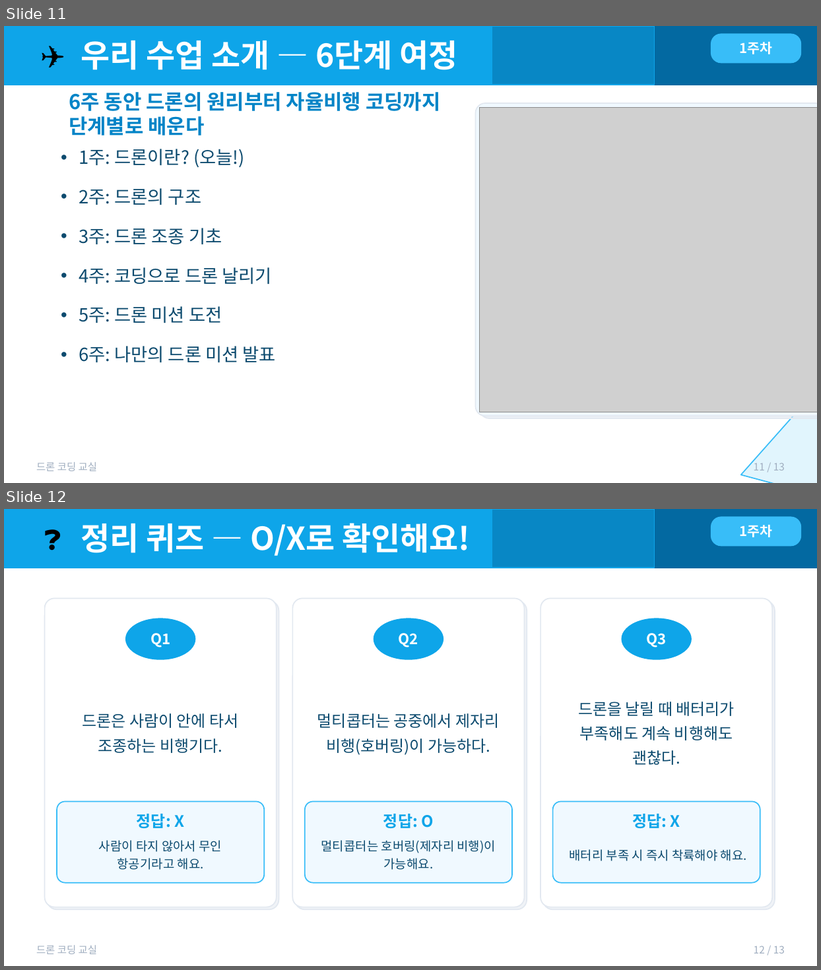
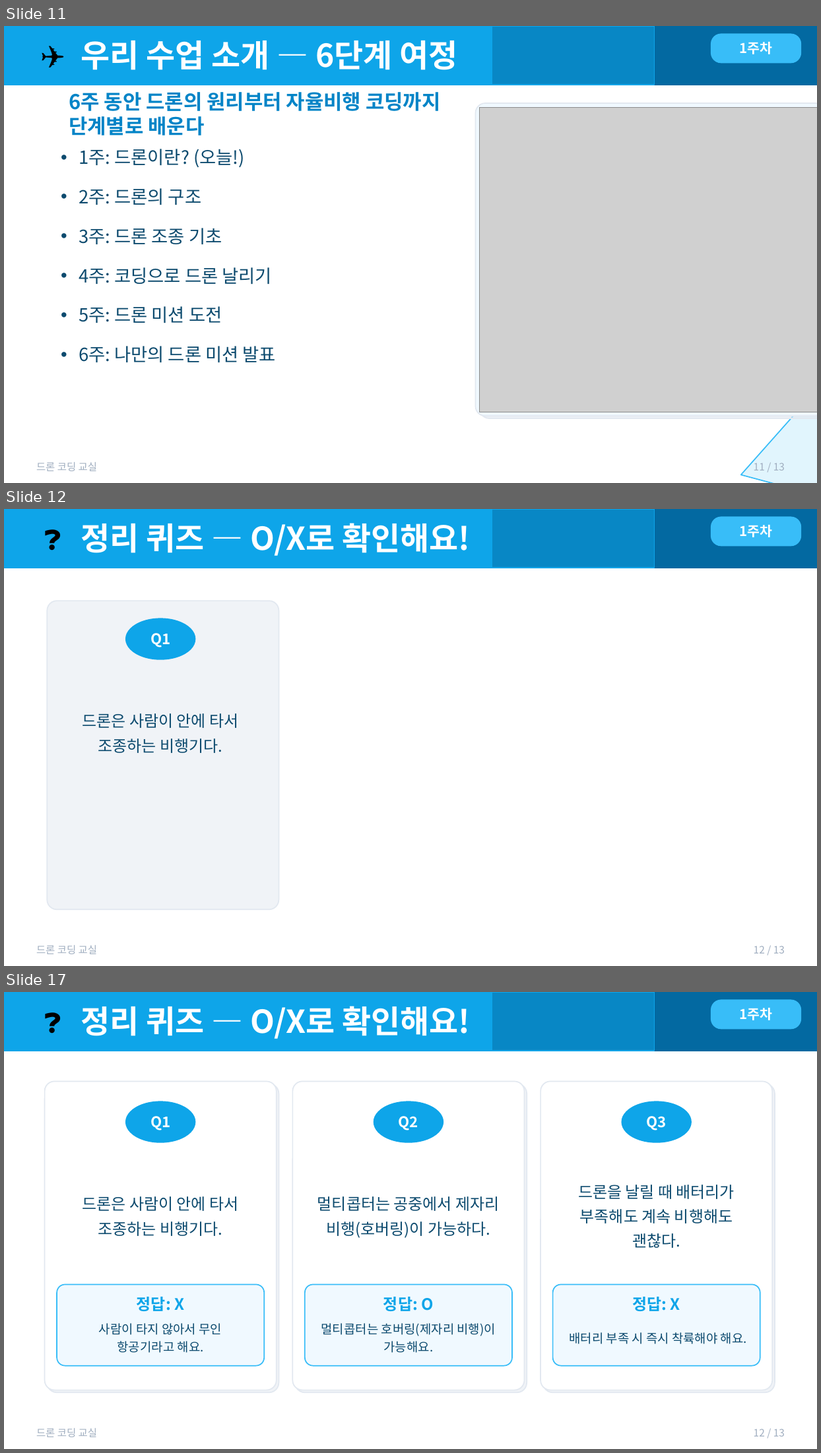
Before and after one commit to ktkennedy/codrone, a slide deck: materials/week01.pptx. Shown one above the other, each under a label of ours: slides 11 and 12 before the commit, slides 11, 12 and 17 after it; the slides between them are not shown. The pictures are 821x970 and 821x1453 pixels, drawn with LibreOffice and Linux fonts; fonts in the diff are those of the drawing; grey boxes stand for pictures. Boxes give left, top, right and bottom in pixels: in the first picture for what was removed or moved away, otherwise in the second. Text is boxed around its words. In the diff, an @@ line names an element or a change of style, - is before the commit and + after.

```diff
--- a/materials/week01.pptx
+++ b/materials/week01.pptx
@@ slide 12 added at box(4, 509, 817, 966), background #FFFFFF @@
@@ rectangle added at box(4, 509, 817, 568), fill #0369A1, outline #0369A1 1 pt @@
@@ rectangle added at box(4, 509, 492, 568), fill #0EA5E9, outline #0EA5E9 1 pt @@
@@ text added at box(32, 519, 73, 556), 22 pt, text #000000 @@
+❓
@@ text added at box(81, 523, 471, 556), 28 pt, text #FFFFFF, bold @@
+정리 퀴즈 — O/X로 확인해요!
@@ rectangle added at box(329, 509, 655, 568), fill #0EA5E9 at 50% opacity, outline #0EA5E9 1 pt @@
@@ rounded rectangle added at box(712, 517, 801, 545), fill #38BDF8, outline #38BDF8 1 pt @@
@@ text added at box(740, 525, 773, 537), 12 pt, text #FFFFFF, bold @@
+1주차
@@ rounded rectangle added at box(47, 601, 279, 910), fill #E2E8F0 at 50% opacity, outline #E2E8F0 1 pt @@
@@ ellipse added at box(126, 619, 195, 659), fill #0EA5E9, outline #0EA5E9 1 pt @@
@@ text added at box(151, 633, 170, 648), 13 pt, text #FFFFFF, bold @@
+Q1
@@ text added at box(83, 714, 238, 753), 14 pt, text #0C4A6E @@
+드론은 사람이 안에 타서 조종하는 비행기다.
@@ text added at box(36, 945, 97, 955), 9 pt, text #A0AEC0 @@
+드론 코딩 교실
@@ text added at box(754, 946, 785, 954), 9 pt, text #A0AEC0 @@
+12 / 13
@@ what was slide 12 is now slide 17 @@
```
Also in this commit, not shown: 1 slide changed, 4 other slides added, 1 other file.
